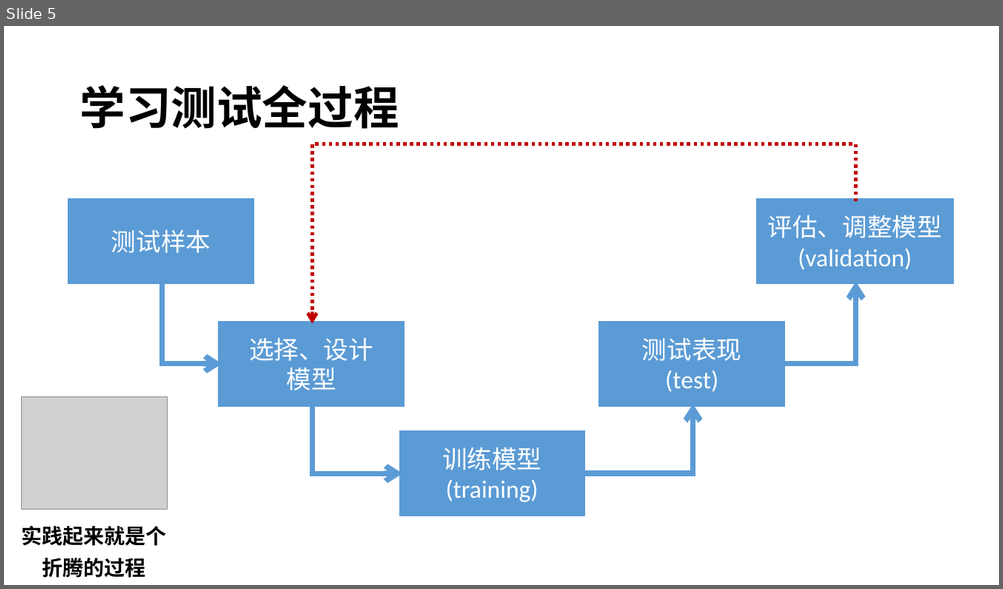
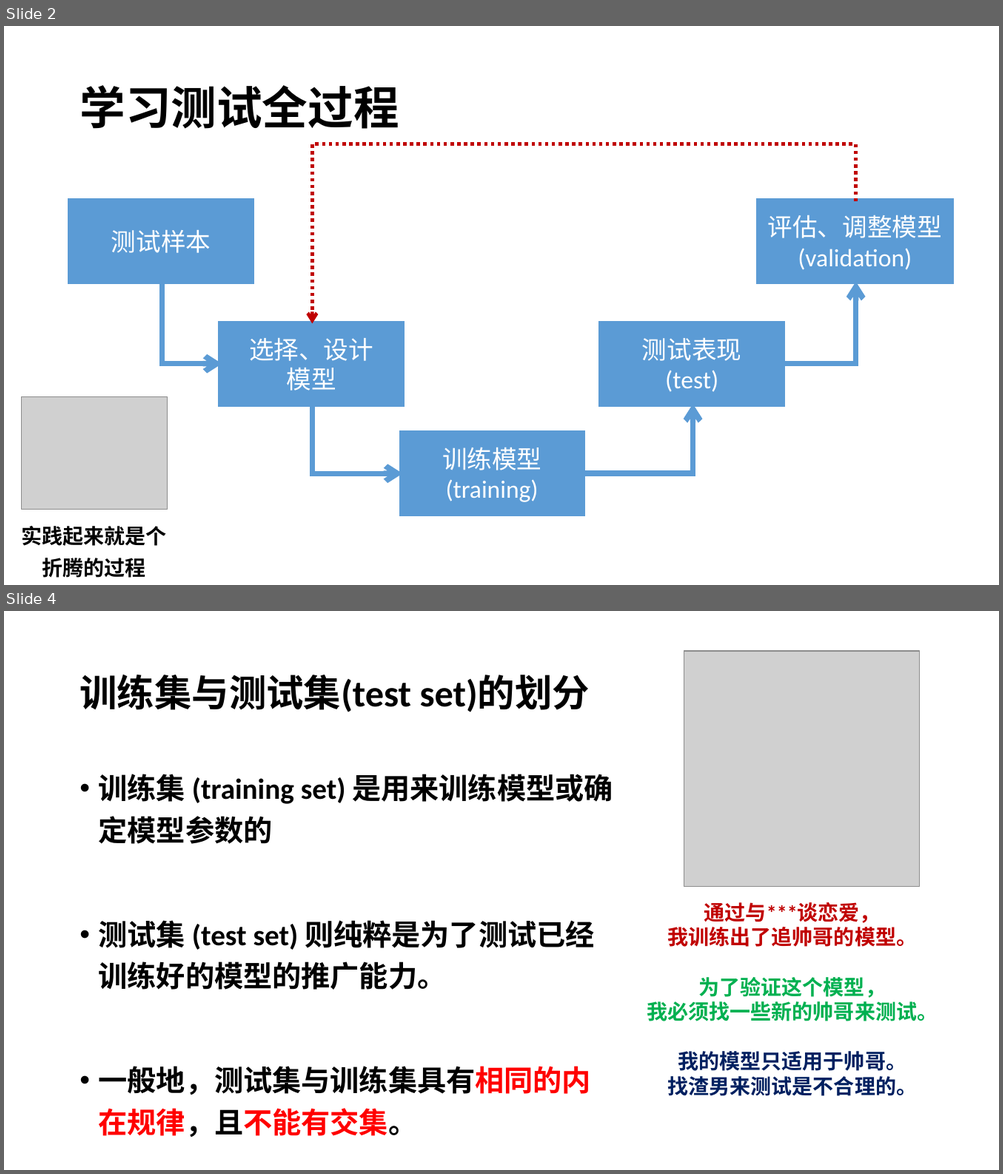
Before and after one commit to xiaodongli1986/teaching_AI, a slide deck: week5_ml_concepts.pptx. Shown one above the other, each under a label of ours: slide 5 before the commit, slides 2 and 4 after it; the slides between them are not shown. The pictures are 1003x589 and 1003x1174 pixels, drawn with LibreOffice and Linux fonts; fonts in the diff are those of the drawing; grey boxes stand for pictures. Boxes give left, top, right and bottom in pixels: in the first picture for what was removed or moved away, otherwise in the second. Text is boxed around its words. In the diff, an @@ line names an element or a change of style, - is before the commit and + after.

```diff
--- a/week5_ml_concepts.pptx
+++ b/week5_ml_concepts.pptx
@@ slide 4 added at [4,611,999,1170], background #FFFFFF @@
@@ picture added at [684,651,919,887] @@
@@ title added at [79,675,590,712], 36 pt, text #000000, bold @@
+训练集与测试集(test set)的划分
@@ text added at [99,774,612,1137], 28 pt, text #000000, bold @@
+• 训练集 (training set) 是用来训练模型或确定模型参数的
+• 测试集 (test set) 则纯粹是为了测试已经训练好的模型的推广能力。
+• 一般地，测试集与训练集具有相同的内在规律，且不能有交集。
@@ text added at [647,903,938,1096], 20 pt, text #00B050, bold @@
+通过与***谈恋爱，
+我训练出了追帅哥的模型。
+为了验证这个模型，
+我必须找一些新的帅哥来测试。
+我的模型只适用于帅哥。
+找渣男来测试是不合理的。
@@ what was slide 5 is now slide 2 @@
```
Also in this commit, not shown: 1 slide changed, 2 other slides added, 1 slide removed, 1 other file.
